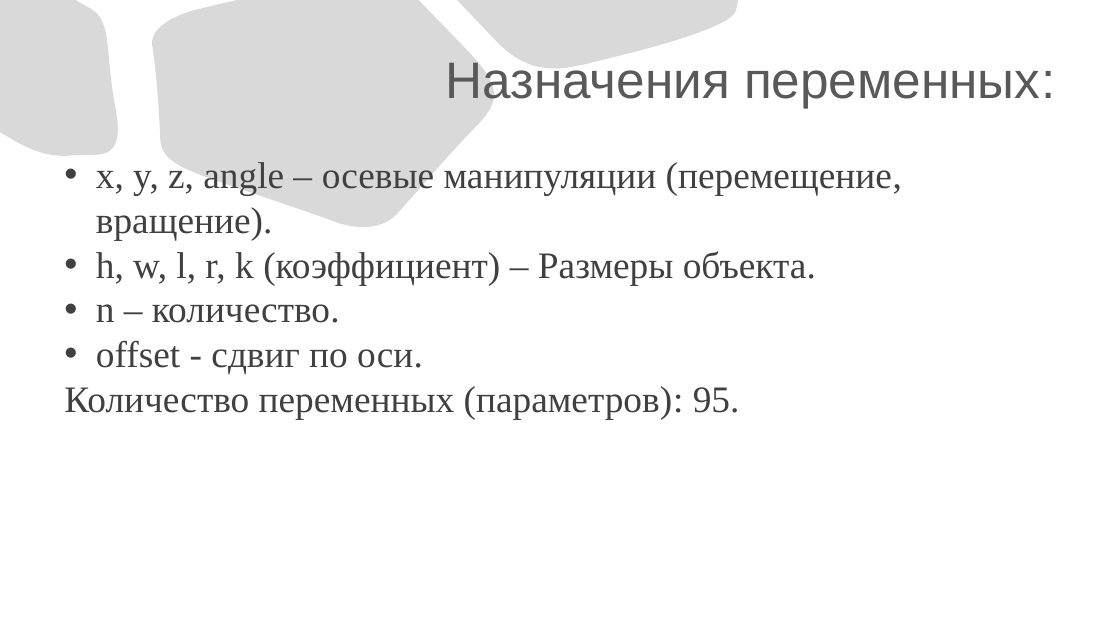
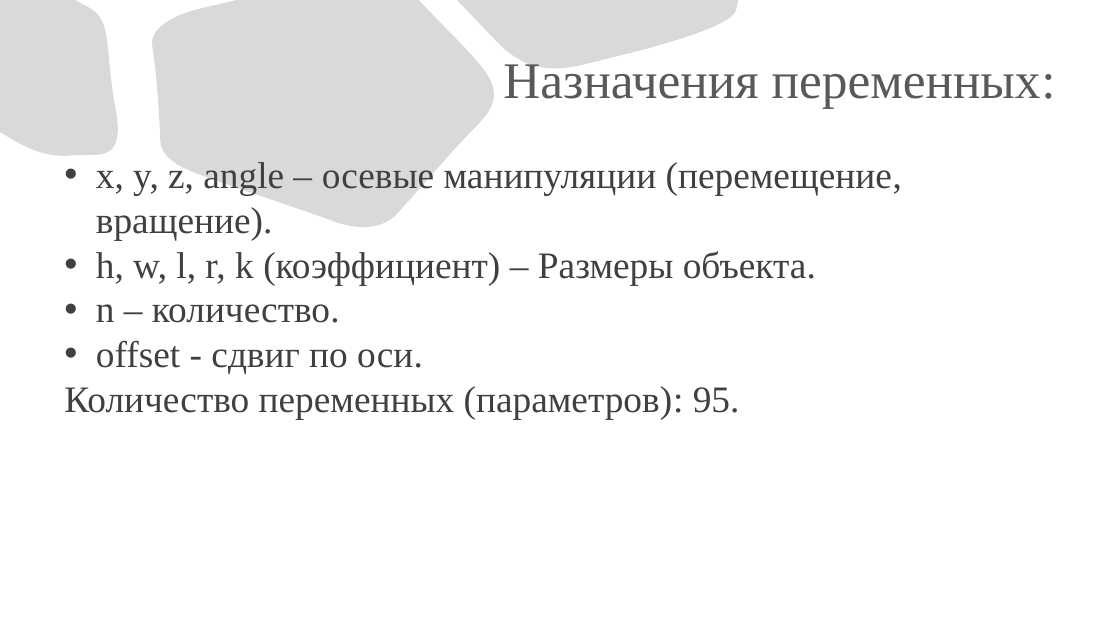
Before and after one commit to KuzovlevAnton/photos, a slide deck: slide 9 of Кузовлев Антон Презентация Шахматы.pptx. Drawn at 1120x630 pixels with LibreOffice and Linux fonts; fonts in the diff are those of the drawing. Boxes give left, top, right and bottom in pixels: in the first picture for what was removed or moved away, otherwise in the second. Text is boxed around its words. In the diff, an @@ line names an element or a change of style, - is before the commit and + after.

```diff
--- a/Кузовлев Антон Презентация Шахматы.pptx
+++ b/Кузовлев Антон Презентация Шахматы.pptx
@@ title "Назначения переменных:" at box(503, 64, 1056, 109): font Arial to Times New Roman @@
```
Also in this commit, not shown: 2 other slides changed, 2 slides added.
